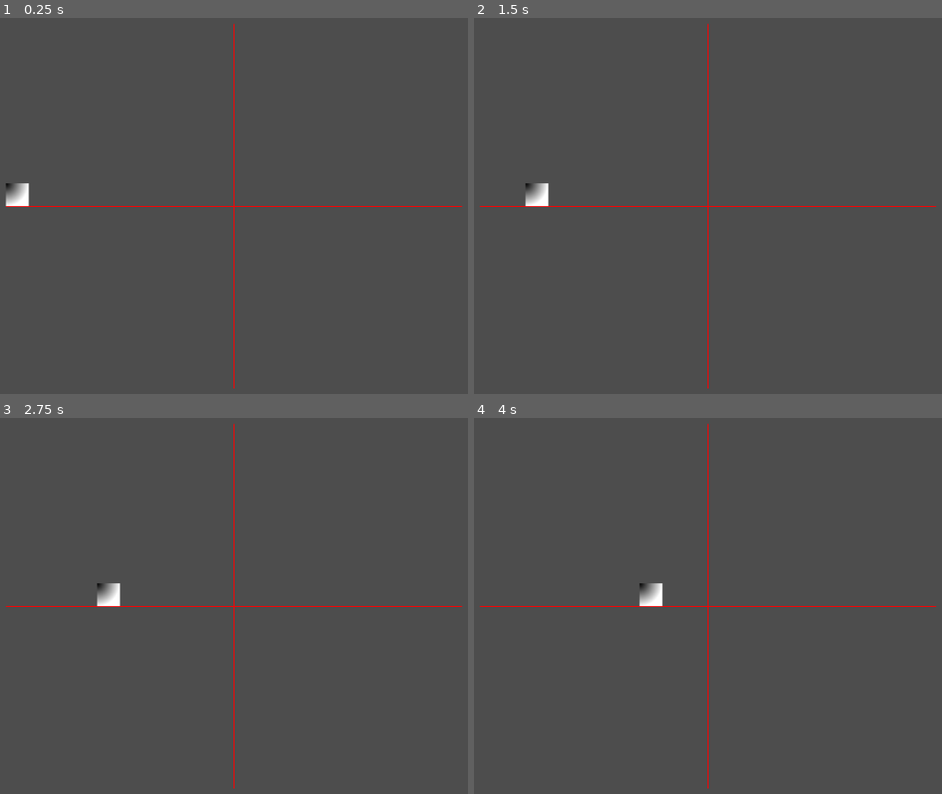
Above: before the commit, frames 1-4 (two rows, left to right).
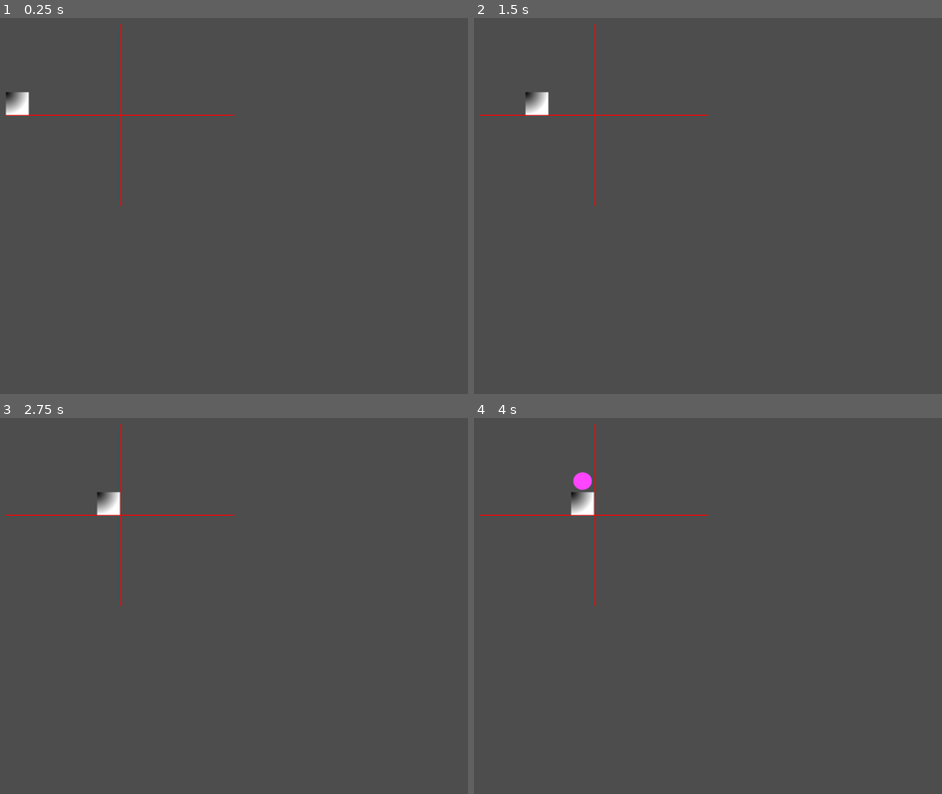
Above: after the commit, the same moments.

Repository: stdAdmin/hanumira
Game: Godot game, scene res://main.tscn
Same seed, same stepped clock (60 frames per second), same inputs: the game is played once before the commit and once after it.
Inputs:
- Up to frame 1 (0.25 s): no input
- Up to frame 2 (1.5 s): tap Enter at 0.5 s
- Up to frame 3 (2.75 s): tap Space at 2 s
- Up to frame 4 (4 s): tap Enter at 2.75 s

The runs differ from the first frame. In frame 1, 1.2% of the frame differs, in the area x 1-99%, y 1-99%; in frame 2, 1.2%; in frame 3, 1.2%; in frame 4, 1.3%.

Commit message:
added basic blobs with joystick ctrl

Diff:
--- /dev/null
+++ b/blob.gd
@@ -0,0 +1,76 @@
+extends Node2D
+class_name Blob
+
+# set by game
+var movement_vector
+var matrix_pos: Vector2
+var out_of_gamefield_pos: int
+var blob_size: Vector2
+
+var current_cnt_movement: float = 0
+var current_cnt_joystick_move: float = 0
+
+@export var speed_movement: float = 0.03
+@export var speed_joystick_move: float = 0.2
+
+var blob_matrix_ref: Array[Array] # set during instantiate
+signal blob_movement_complete()  # essentially it fell outside of screen
+
+var being_in_focus = true
+
+# Called when the node enters the scene tree for the first time.
+func _ready() -> void:
+	position = Vector2 (matrix_pos * blob_size)
+
+
+# Called every frame. 'delta' is the elapsed time since the previous frame.
+func _process(delta: float) -> void:
+	var cur_matrix_pos =  position / blob_size
+
+	# movement via joystick, only when actively_controlled
+	if being_in_focus:
+		current_cnt_joystick_move += speed_joystick_move
+		if  current_cnt_joystick_move >=1:
+			current_cnt_joystick_move = 0
+			# being up or down?
+			var x_motion
+			if movement_vector.y > 0:
+				x_motion = sign(Input.get_axis("cr_left_left","cr_left_right")) # 0, -1, 1
+			else:
+				x_motion = sign(Input.get_axis("cr_right_left","cr_right_right")) # 0, -1, 1
+			var next_joy_matrix_pos = position / blob_size + Vector2(x_motion, 0)
+			# check endpos
+			#print ("curMatrixPos:", cur_matrix_pos, " nextJoyMatrixPos:", next_joy_matrix_pos)
+			if !(next_joy_matrix_pos.x == 0 || blob_matrix_ref[next_joy_matrix_pos.x][next_joy_matrix_pos.y] != null):
+					position += Vector2(x_motion, 0) * blob_size
+					blob_matrix_ref[cur_matrix_pos.x][cur_matrix_pos.y] = null
+					blob_matrix_ref[next_joy_matrix_pos.x][next_joy_matrix_pos.y] = self
+					matrix_pos = next_joy_matrix_pos
+	# movement via time
+	current_cnt_movement += speed_movement
+	if  current_cnt_movement >=1:
+		current_cnt_movement = 0
+
+		var next_matrix_pos = position / blob_size + movement_vector
+		#1 up->down
+		if (movement_vector.y > 0 && movement_vector.x == 0):
+			if !(next_matrix_pos.y >= out_of_gamefield_pos || blob_matrix_ref[next_matrix_pos.x][next_matrix_pos.y] != null):
+				position += movement_vector * blob_size
+				blob_matrix_ref[cur_matrix_pos.x][cur_matrix_pos.y] = null
+				blob_matrix_ref[next_matrix_pos.x][next_matrix_pos.y] = self
+				matrix_pos = next_matrix_pos
+			else:
+				if being_in_focus:
+					emit_signal("blob_movement_complete")
+					being_in_focus = false
+				#1 up->down
+		if (movement_vector.y < 0 && movement_vector.x == 0):
+			if !(next_matrix_pos.y <= out_of_gamefield_pos || blob_matrix_ref[next_matrix_pos.x][next_matrix_pos.y] != null):
+				position += movement_vector * blob_size
+				blob_matrix_ref[cur_matrix_pos.x][cur_matrix_pos.y] = null
+				blob_matrix_ref[next_matrix_pos.x][next_matrix_pos.y] = self
+				matrix_pos = next_matrix_pos
+			else:
+				if being_in_focus:
+					emit_signal("blob_movement_complete")
+					being_in_focus = false
--- /dev/null
+++ b/blob.tscn
@@ -0,0 +1,10 @@
+[gd_scene format=3 uid="uid://5oypkm1vfsfg"]
+
+[ext_resource type="Script" uid="uid://cyojp88cp6p1s" path="res://blob.gd" id="1_iplyg"]
+[ext_resource type="Texture2D" uid="uid://dumsc5qkgckp" path="res://blob.png" id="2_wigkh"]
+
+[node name="blob" type="Node2D" unique_id=1675270821]
+script = ExtResource("1_iplyg")
+
+[node name="Sprite2D" type="Sprite2D" parent="." unique_id=975426824]
+texture = ExtResource("2_wigkh")
--- a/main.gd
+++ b/main.gd
@@ -8,8 +8,8 @@
 
 ############ game field #################
 const tile_blob_size = 64 # which is centered at 0/0
-const gamefield_x_size = 20 # has to be even
-const gamefield_y_size = 16 # has to be even
+const gamefield_x_size = 10 # has to be even
+const gamefield_y_size = 8 # has to be even
 
 ############ tiles & blobs ##############
 var active_tile_blob = 1
@@ -17,19 +17,31 @@
 ############### tiles general #####################
 const NewTile = preload("res://tile.tscn")
 var tile_matrix: Array[Array]
-
 ############### left --> right tile ################
 const movement_vector_left2right = Vector2(1,0)
 const start_pos_left2right = Vector2(1,gamefield_y_size/2)
 const end_pos_left2right = Vector2(gamefield_x_size/2,0)
 var cur_tile_left2right = null
-
 ############### right --> left tile ################
 const movement_vector_right2left = Vector2(-1,0)
-const start_pos_right2left = Vector2(gamefield_x_size,gamefield_y_size/2)
+const start_pos_right2left = Vector2(gamefield_x_size,gamefield_y_size/2+1)
 const end_pos_right2left = Vector2(gamefield_x_size/2+1,0)
 var cur_tile_right2left = null
 
+
+############### blobs general #####################
+const NewBlob = preload("res://blob.tscn")
+var blob_matrix: Array[Array]
+############### up --> down Blob ################
+const movement_vector_up2down = Vector2(0,1)
+const start_pos_up2down = Vector2(gamefield_x_size/2, 1)
+const out_of_gamefield_pos_up2down = gamefield_y_size+1
+var cur_blob_up2down = null
+############### down --> up Blob ################
+const movement_vector_down2up = Vector2(0,-1)
+const start_pos_down2up = Vector2(gamefield_x_size/2+1, gamefield_y_size)
+const out_of_gamefield_pos_down2up = 0
+var cur_blob_down2up = null
 
 #var cur_blob_top_down = null		#2
 #var cur_tile_right_left = null		#3
@@ -38,7 +50,8 @@
 # Called when the node enters the scene tree for the first time.
 func _ready() -> void:
 		check_parameters()
-		tile_matrix = Utils.create_matrix(50,50)
+		tile_matrix = Utils.create_matrix(gamefield_x_size+1,gamefield_y_size+1)
+		blob_matrix = Utils.create_matrix(gamefield_x_size+1,gamefield_y_size+1)
 		#var block: Node2D = NewNode.instantiate()
 		#add_child(block)
 		spawn_tile()
@@ -87,7 +100,7 @@
 			tile.visible_down = true
 
 		tile.tile_matrix_ref = tile_matrix
-		tile.tile_size = Vector2(64, 64)
+		tile.tile_size = Vector2(tile_blob_size, tile_blob_size)
 		tile.tile_movement_complete.connect(_on_tile_movement_complete)
 		# left2right
 		if active_tile_blob == 1:
@@ -95,19 +108,45 @@
 			tile.movement_vector = movement_vector_left2right
 			tile.matrix_pos = start_pos_left2right
 			tile.end_pos = end_pos_left2right
-			active_tile_blob = 3
+			active_tile_blob = 2
 		#right2left
 		else:
+			print("3")
 			cur_tile_right2left = tile
 			tile.movement_vector = movement_vector_right2left
 			tile.matrix_pos = start_pos_right2left
 			tile.end_pos = end_pos_right2left
+			active_tile_blob = 4
+		add_child(tile)
+	else:
+		var blob: Blob = NewBlob.instantiate()
+		blob.blob_matrix_ref = blob_matrix
+		blob.blob_size = Vector2(tile_blob_size, tile_blob_size)
+		blob.blob_movement_complete.connect(_on_blob_movement_complete)
+		if active_tile_blob == 2:
+			print("2")
+			cur_blob_up2down = blob
+			blob.movement_vector = movement_vector_up2down
+			blob.matrix_pos = start_pos_up2down
+			blob.out_of_gamefield_pos = out_of_gamefield_pos_up2down
+			active_tile_blob = 3
+		else:
+			print("4")
+			cur_blob_down2up = blob
+			blob.movement_vector = movement_vector_down2up
+			blob.matrix_pos = start_pos_down2up
+			blob.out_of_gamefield_pos = out_of_gamefield_pos_down2up
 			active_tile_blob = 1
-		add_child(tile)
+		add_child(blob)
+
 
 
 func _on_tile_movement_complete(direction: Vector2):
-	print ("got it")
+	print ("got tile signal")
+	spawn_tile()
+
+func _on_blob_movement_complete():
+	print ("got blob signal")
 	spawn_tile()
 
 func check_parameters():
--- a/project.godot
+++ b/project.godot
@@ -52,6 +52,26 @@
 "events": [Object(InputEventJoypadButton,"resource_local_to_scene":false,"resource_name":"","device":-1,"button_index":8,"pressure":0.0,"pressed":true,"script":null)
 ]
 }
+cr_left_left={
+"deadzone": 0.2,
+"events": [Object(InputEventJoypadMotion,"resource_local_to_scene":false,"resource_name":"","device":-1,"axis":0,"axis_value":-1.0,"script":null)
+]
+}
+cr_left_right={
+"deadzone": 0.2,
+"events": [Object(InputEventJoypadMotion,"resource_local_to_scene":false,"resource_name":"","device":-1,"axis":0,"axis_value":1.0,"script":null)
+]
+}
+cr_right_left={
+"deadzone": 0.2,
+"events": [Object(InputEventJoypadMotion,"resource_local_to_scene":false,"resource_name":"","device":-1,"axis":2,"axis_value":-1.0,"script":null)
+]
+}
+cr_right_right={
+"deadzone": 0.2,
+"events": [Object(InputEventJoypadMotion,"resource_local_to_scene":false,"resource_name":"","device":-1,"axis":2,"axis_value":1.0,"script":null)
+]
+}
 
 [physics]
 
--- a/tile.gd
+++ b/tile.gd
@@ -32,8 +32,6 @@
 # Called when the node enters the scene tree for the first time.
 func _ready() -> void:
 	position = Vector2 (matrix_pos * tile_size)
-	#print (matrix_pos)
-
 
 # Called every frame. 'delta' is the elapsed time since the previous frame.
 func _process(delta: float) -> void:
Not shown, added: blob.gd.uid
Binary file added: blob.png
Not shown, added: blob.png.import
